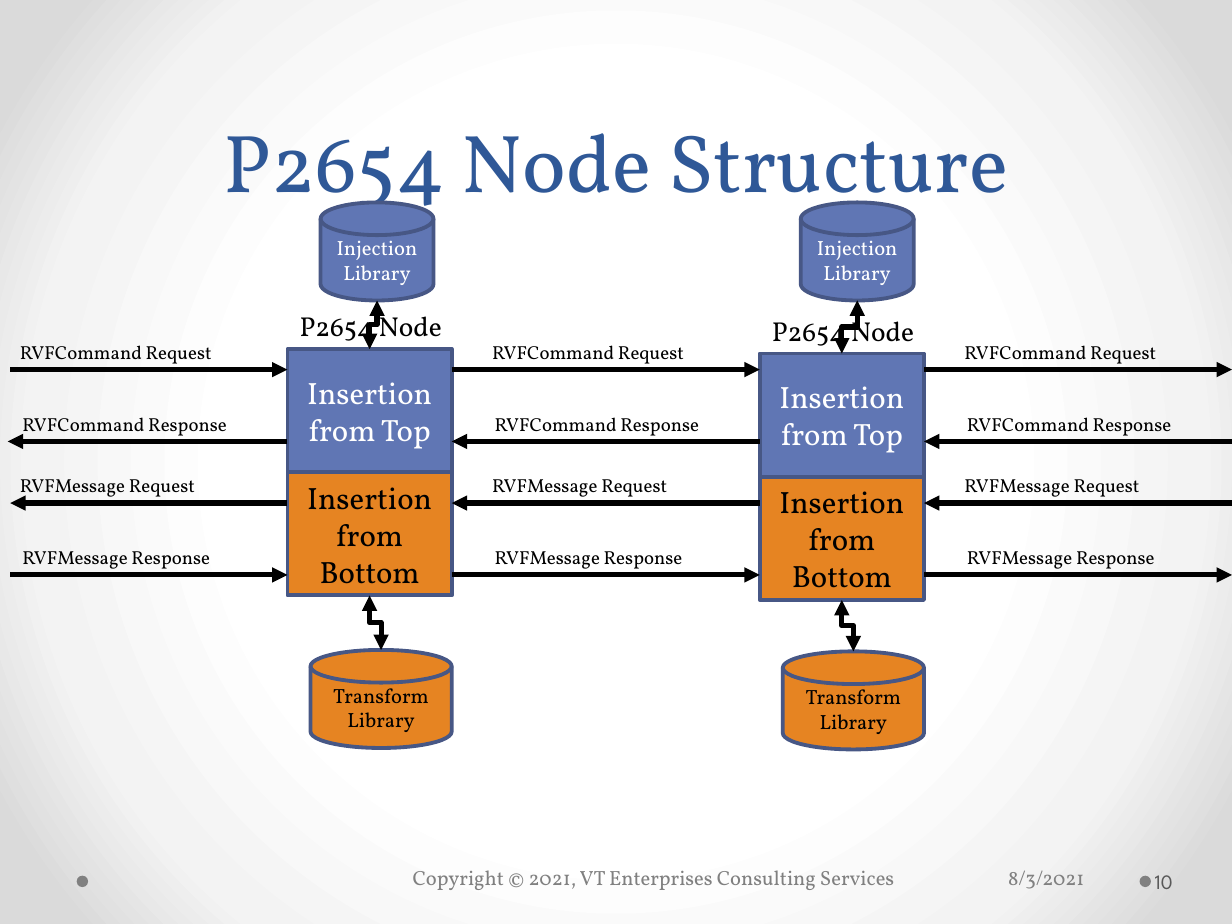
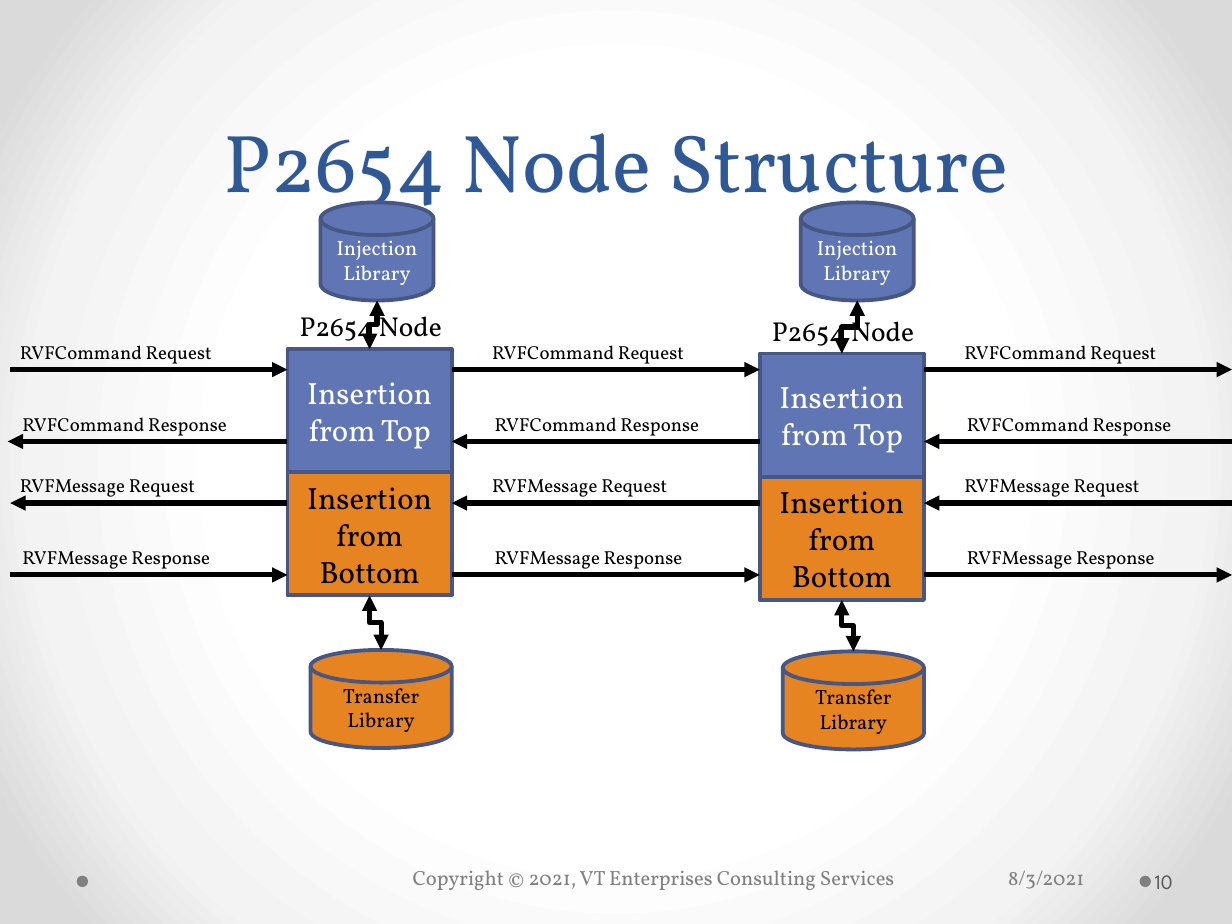
Before and after one commit to bradfordvt/P2654Model2, a slide deck: slide 10 of docs/MJBUnification20210720.pptx. Drawn at 1232x924 pixels with LibreOffice and Linux fonts; fonts in the diff are those of the drawing; background and template pictures are left out. Boxes give left, top, right and bottom in pixels: in the first picture for what was removed or moved away, otherwise in the second. Text is boxed around its words. In the diff, an @@ line names an element or a change of style, - is before the commit and + after.

```diff
--- a/docs/MJBUnification20210720.pptx
+++ b/docs/MJBUnification20210720.pptx
@@ text in cylinder at (343, 683, 419, 732): text changed @@
-Transform Library
+Transfer
+Library
@@ text in cylinder at (815, 685, 891, 734): text changed @@
-Transform Library
+Transfer
+Library
```
Also in this commit, not shown: 4 other slides changed.
